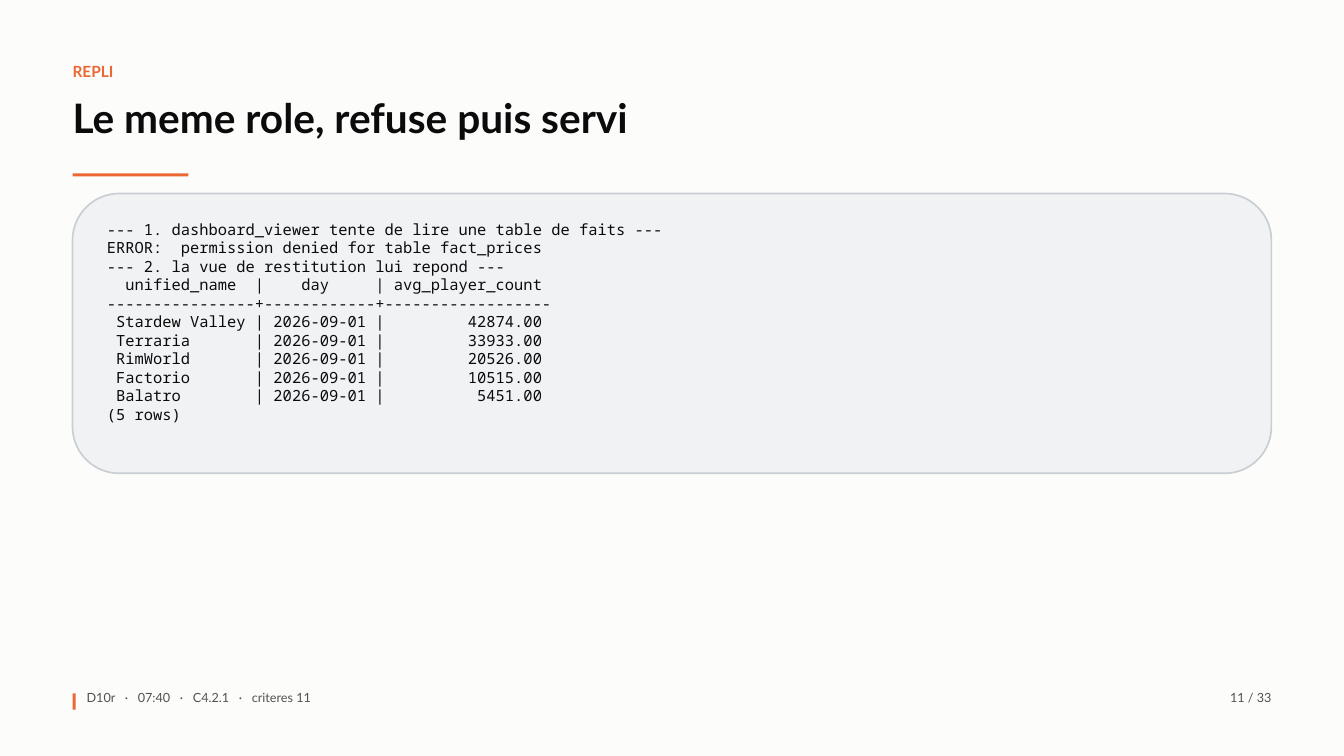
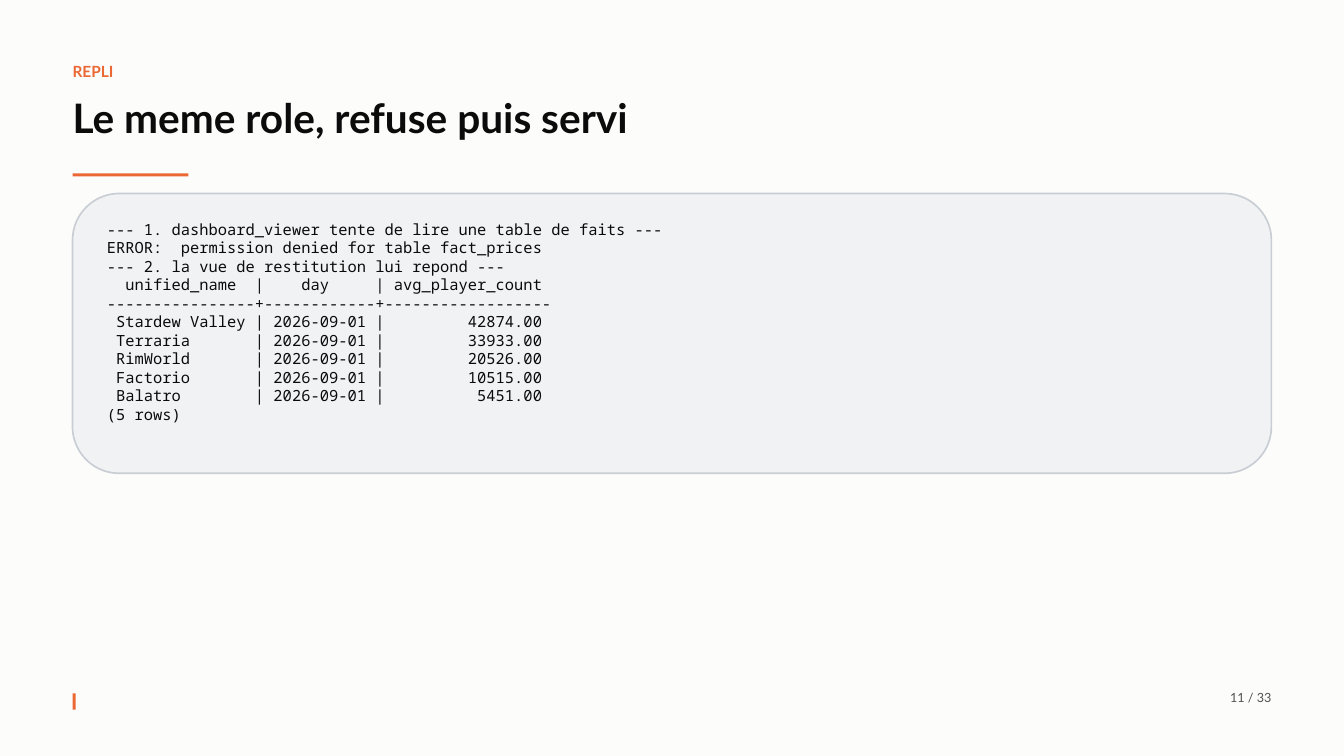
Before and after one commit to Mael8zinsou/gamelens-bloc4_0, a slide deck: slide 11 of docs/support_soutenance.pptx. Drawn at 1344x756 pixels with LibreOffice and Linux fonts; fonts in the diff are those of the drawing. Boxes give left, top, right and bottom in pixels: in the first picture for what was removed or moved away, otherwise in the second. Text is boxed around its words. In the diff, an @@ line names an element or a change of style, - is before the commit and + after.

```diff
--- a/docs/support_soutenance.pptx
+++ b/docs/support_soutenance.pptx
@@ text removed at box(87, 693, 311, 702) @@
-D10r · 07:40 · C4.2.1 · criteres 11
```
Also in this commit, not shown: 30 other slides changed, 1 other file.
